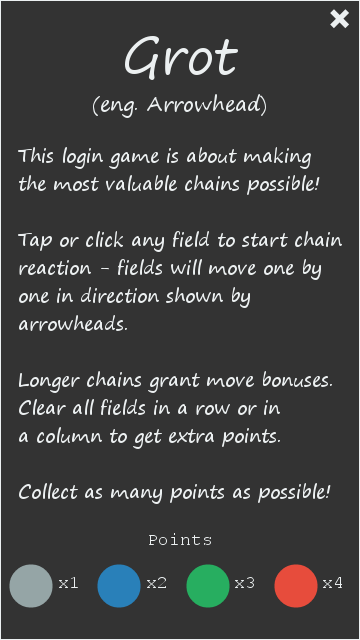
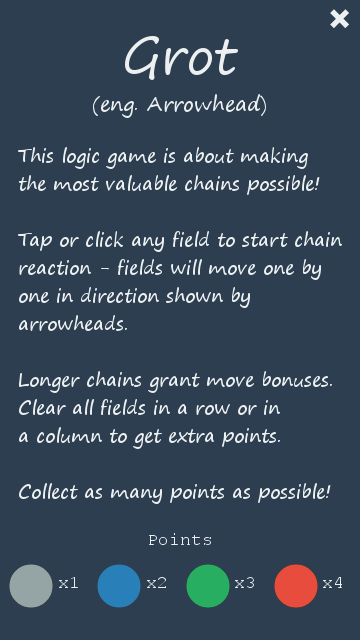
Before/after of a 360x640 layered artwork. What changed in the layer stack:
painted on "Oderwana warstwa" over [273, 558, 323, 614]
painted on "Oderwana warstwa #3" over [184, 558, 233, 614]
painted on "Oderwana warstwa #2" over [95, 558, 143, 614]
painted on "Oderwana warstwa #1" over [4, 558, 55, 614]
renamed "This login game is about makin..." to "This logic game is about makin...", painted on it over [18, 147, 342, 504]
painted on "Warstwa" over [0, 0, 360, 640]
